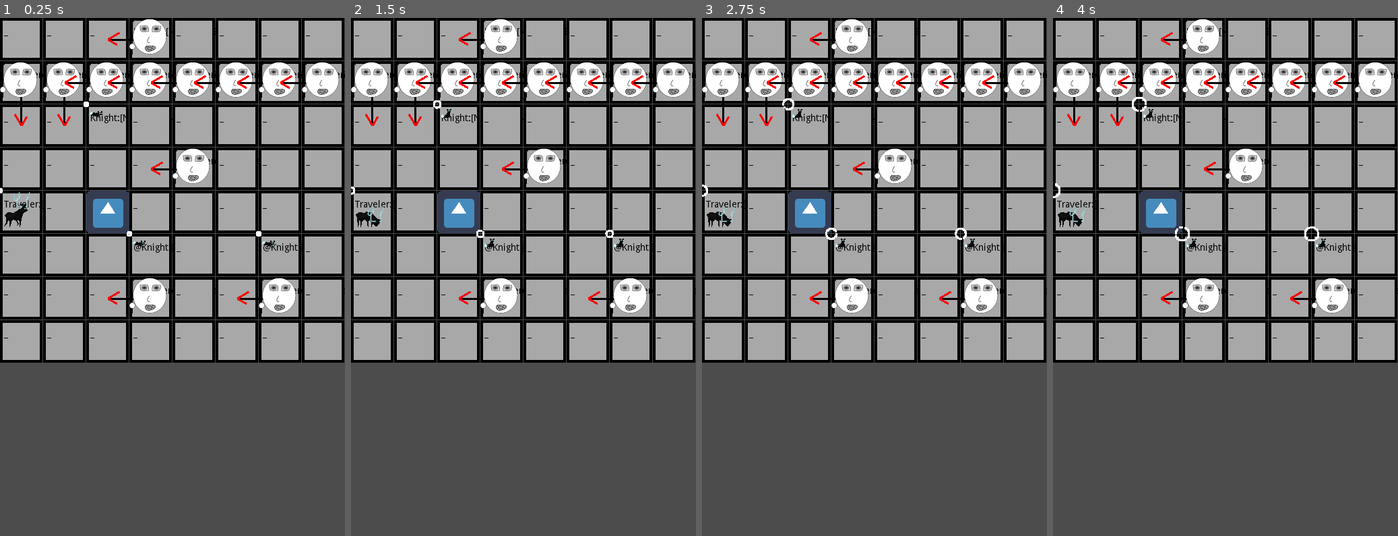
Above: before the commit, frames 1-4 (left to right).
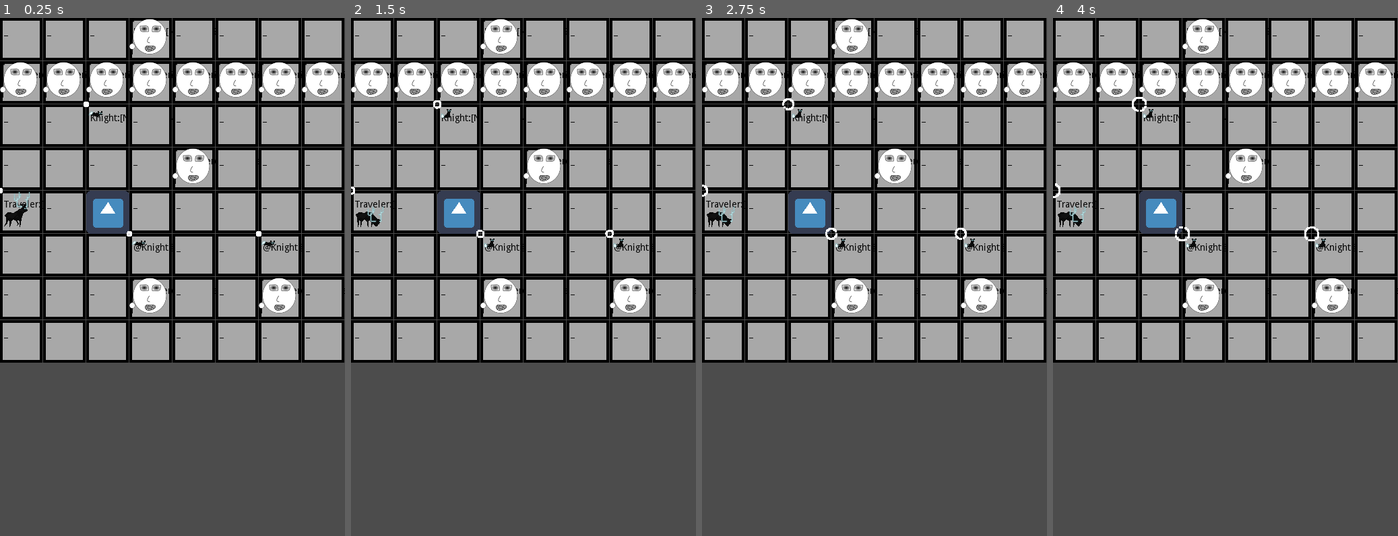
Above: after the commit, the same moments.

Repository: drarbego/caballos-de-ajedrez
Game: Godot game, scene res://Board.tscn
The game is run twice, just before and just after one commit, with the same random seed, the same clock (stepped at 60 frames per second) and the same inputs. The engine's default icon, where the game draws it, is replaced by a stand-in: a white triangle on a blue panel in a dark square.
Inputs (mouse positions are in pixels of both pictures, inside the frame that each line leads up to):
- Up to frame 1 (0.25 s): no input
- Up to frame 2 (1.5 s): click (371, 38) at 0.52 s; click (371, 38) at 1.27 s
- Up to frame 3 (2.75 s): click (722, 38) at 2.02 s
- Up to frame 4 (4 s): no input

The runs differ from the first frame. In frame 1, 0.6% of the frame differs, in the area x 4-89%, y 2-56%; in frame 2, 0.6%; in frame 3, 0.6%; in frame 4, 0.6%.
Error in both runs: Invalid call. Nonexistent function 'consume_tile' in base 'Node2D (Tile.gd)'. (res://Knight.gd:43)

Commit message:
improve tile finding in enemies

Diff:
--- a/Enemy.gd
+++ b/Enemy.gd
@@ -2,7 +2,6 @@
 
 class_name Enemy
 
-var ORIGIN = Vector2(32, 32)
 var dir = Vector2.ZERO
 var target = null
 
@@ -15,13 +14,40 @@
 func set_target(new_target: Piece):
 	self.target = new_target
 
-func _draw():
-	var tip = ORIGIN + (self.dir * 64)
-	draw_line(ORIGIN, tip, Color.black, 3.0)
-	var left = tip + ((ORIGIN - tip).normalized() * 16).rotated(deg2rad(30))
-	draw_line(tip, left, Color.red, 3.0)
-	var right = tip + ((ORIGIN - tip).normalized() * 20).rotated(deg2rad(-30))
-	draw_line(tip, right, Color.red, 3.0)
+func get_class():
+	return "Enemy"
 
-func _process(delta):
-	update()
+func move_to_next_tile():
+	var next_tile = self.board.get_tile(self.tile.board_pos + self.dir)
+
+	if not next_tile:
+		return
+
+	if not self.can_move(next_tile.board_pos):
+		return
+
+	if next_tile.current_piece and next_tile.current_piece.get_class() == self.get_class():
+		return
+
+	if next_tile.current_piece and next_tile.current_piece is PlayablePiece:
+		next_tile.current_piece.on_clash(self)
+
+	next_tile.set_piece(self)
+
+func update_direction():
+	var target_pos = self.target.tile.board_pos
+
+	var shortest_dist = INF
+	var resulting_dir = Vector2.ZERO
+
+	for d in [Vector2.UP, Vector2.DOWN, Vector2.LEFT, Vector2.RIGHT]:
+		var neighbor_tile = self.tile.get_neighbor_tile_at(d)
+		if not neighbor_tile:
+			continue
+		var length_vector = target_pos - neighbor_tile.board_pos
+		if length_vector.length() < shortest_dist:
+			if not neighbor_tile.has_enemy() and not neighbor_tile.has_content():
+				shortest_dist = length_vector.length()
+				resulting_dir = d
+
+	self.set_dir(resulting_dir)
